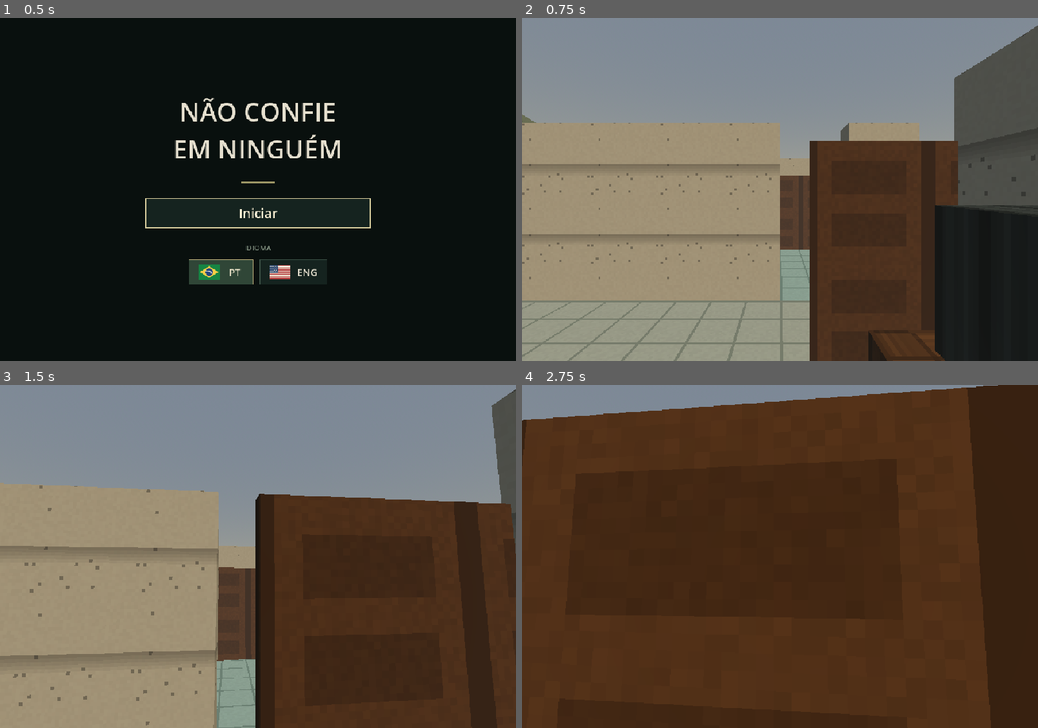
Above: before the commit, frames 1-4 (two rows, left to right).
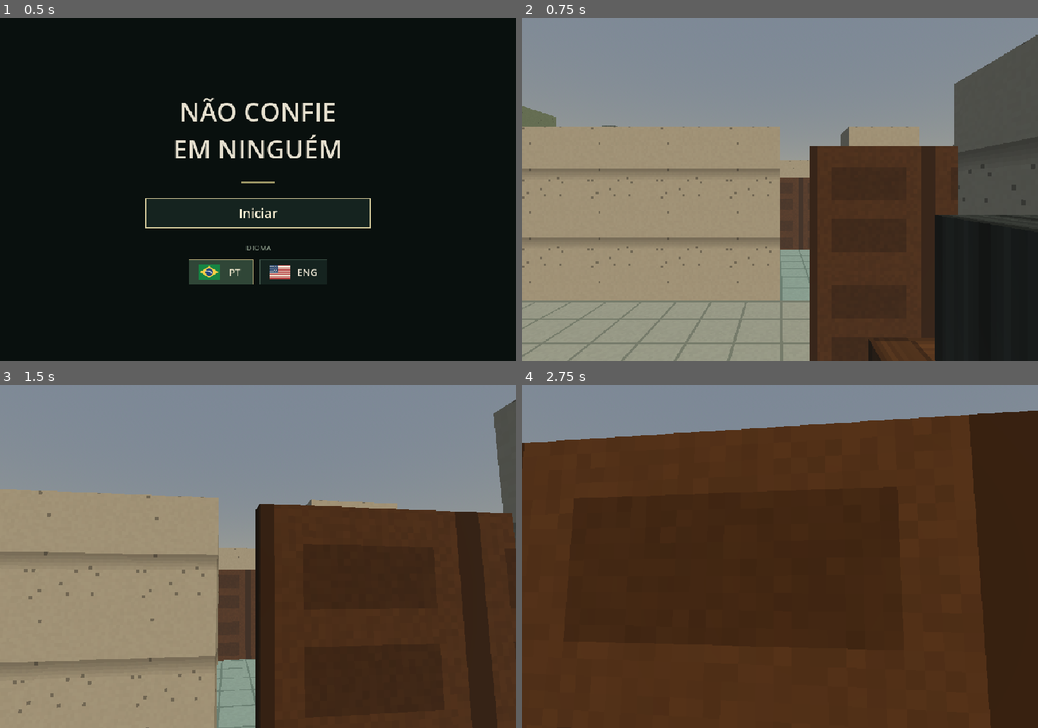
Above: after the commit, the same moments.

Repository: MatheusFSD/nao-confie-em-ninguem
Game: Godot game, scene res://scenes/menu_inicial.tscn
Same seed, same stepped clock (60 frames per second), same inputs: the game is played once before the commit and once after it.
Inputs (mouse positions are in pixels of both pictures, inside the frame that each line leads up to):
- Up to frame 1 (0.5 s): no input
- Up to frame 2 (0.75 s): click "Iniciar" at 0.5 s
- Up to frame 3 (1.5 s): tap Enter at 1.25 s; move the mouse to (283, 556) at 1.27 s; hold W (andar_frente) from 1.28 s (still down); hold Shift (correr) from 1.28 s (still down)
- Up to frame 4 (2.75 s): keep holding W (andar_frente); tap Space at 1.52, 2.27 s; move the mouse to (754, 556) at 2.02 s; release Shift (correr) at 2.03 s; tap Tab at 2.1 s

Frame 1 is identical in both runs. In frame 2, 4.4% of the frame differs, in the area x 0-100%, y 2-100%; in frame 3, 4.6%; in frame 4, 7.5%, in the area x 0-100%, y 0-100%.

Commit message:
Refaz a rua: fachadas, pista mais larga e correções
Quarteirão deixa de ser bloco cego e vira fachadas com porta, janelas, varanda,
comércio com vitrine e marquise, laje com caixa-d'água ou telhado. A pista passa
de 4 m para 8 m só no 3D. Corrige o meio-fio, que era desenhado no meio do
asfalto, as janelas da casa, que eram caixas de vidro saindo da parede, as rodas
dos carros, que eram discos deitados, e o z-fighting do piso interno.

Co-Authored-By: Claude Opus 5 <noreply@anthropic.com>

Diff:
--- a/godot/scripts/carro3d.gd
+++ b/godot/scripts/carro3d.gd
@@ -38,9 +38,10 @@
 	malha.caixa(Vector3(1.96, 0.5, 0.28), Vector3(0.08, 0.18, 0.34), Color("f4e7b0"), Color("f4e7b0"))
 	malha.caixa(Vector3(-2.04, 0.5, -0.62), Vector3(0.08, 0.18, 0.34), Color("b0392e"), Color("b0392e"))
 	malha.caixa(Vector3(-2.04, 0.5, 0.28), Vector3(0.08, 0.18, 0.34), Color("b0392e"), Color("b0392e"))
-	for x: float in [1.25, -1.25]:
-		for z: float in [-0.88, 0.72]:
-			malha.cilindro(Vector3(x, 0.32, z), 0.32, 0.16, 5, Color("1d1f1e"), Color("6d716c"))
+	# Rodas de verdade: cilindro deitado girando no eixo do carro.
+	for x: float in [1.3, -1.3]:
+		for z: float in [-0.8, 0.8]:
+			malha.roda(Vector3(x, 0.34, z), 0.34, 0.2, 6, Color("2a2c2b"), Color("9aa0a2"))
 	var instancia := MeshInstance3D.new()
 	instancia.mesh = malha.gerar()
 	if material_compartilhado == null:
--- a/godot/scripts/malha_low_poly.gd
+++ b/godot/scripts/malha_low_poly.gd
@@ -123,6 +123,24 @@
 		triangulo(Vector3(centro.x, centro.y + altura, centro.z), anterior + Vector3(0, altura, 0), atual + Vector3(0, altura, 0), cor_topo, peca, Vector2(0.5, 0.5), Vector2(0, 0), Vector2(1, 0), Vector3.UP)
 		anterior = atual
 
+## Roda: cilindro deitado, girando em torno do eixo X (largura no eixo Z).
+func roda(centro: Vector3, raio: float, largura: float, lados: int, cor: Color, cor_aro: Color) -> void:
+	var meia := largura * 0.5
+	var anterior := Vector3(0, raio, 0)
+	for i in range(1, lados + 1):
+		var a := TAU * i / lados
+		var atual := Vector3(0, cos(a) * raio, sin(a) * raio)
+		var fora := (anterior + atual) * 0.5
+		var p1 := centro + anterior + Vector3(-meia, 0, 0)
+		var p2 := centro + atual + Vector3(-meia, 0, 0)
+		var p3 := centro + atual + Vector3(meia, 0, 0)
+		var p4 := centro + anterior + Vector3(meia, 0, 0)
+		quadrilatero(p1, p2, p3, p4, cor, Peca.LISO, fora)
+		# Tampas dos dois lados, com a cor do aro.
+		triangulo(centro + Vector3(-meia, 0, 0), p1, p2, cor_aro, Peca.METAL, Vector2(0.5, 0.5), Vector2(0, 0), Vector2(1, 0), Vector3.LEFT)
+		triangulo(centro + Vector3(meia, 0, 0), p4, p3, cor_aro, Peca.METAL, Vector2(0.5, 0.5), Vector2(0, 0), Vector2(1, 0), Vector3.RIGHT)
+		anterior = atual
+
 ## Fecha a malha. Uma superfície só: uma chamada de desenho para o cenário inteiro.
 func gerar() -> ArrayMesh:
 	var malha := ArrayMesh.new()
--- a/godot/scripts/mundo3d.gd
+++ b/godot/scripts/mundo3d.gd
@@ -3,7 +3,7 @@
 # Constrói o subúrbio em 3D low poly a partir do mesmo mapa 2D de scenes/mapa.tscn.
 # Nada é empilhado com nós de formas prontas: tudo vira triângulos numa malha só
 # (MalhaLowPoly), com faces internas descartadas, áreas iguais juntadas em
-# retângulos maiores e uma textura de atlas de 128 × 128 para o cenário inteiro.
+# retângulos maiores e uma textura de atlas para o cenário inteiro.
 const MAPA := preload("res://scenes/mapa.tscn")
 const PS1 := preload("res://shaders/ps1.gdshader")
 const ATLAS := preload("res://sprites/atlas3d.png")
@@ -11,6 +11,11 @@
 const Carro3D := preload("res://scripts/carro3d.gd")
 ## 32 pixels do mapa 2D = 1 metro.
 const ESCALA := 1.0 / 32.0
+## A rua do mapa 2D tem 4 m: estreita demais em primeira pessoa. Em 3D a faixa de
+## asfalto é esticada e tudo que vem depois dela é empurrado junto.
+const RUA_INICIO := 20.0
+const RUA_FIM := 24.0
+const RUA_LARGURA := 8.0
 const ALTURA_PAREDE := 2.6
 const ALTURA_MURO := 2.15
 const P := MalhaLowPoly.Peca
@@ -24,18 +29,18 @@
 	"grama_rala": [P.FOLHA, Color("bdd0ae")], "terra": [P.TERRA, Color("d3c4ae")],
 }
 var malha_cenario := MalhaLowPoly.new()
-## Adornos (folhas de porta, plantas): aparecem, mas não barram a passagem.
+## Adornos (folhas de porta, plantas, meio-fio): aparecem, mas não barram a passagem.
 var malha_adornos := MalhaLowPoly.new()
+var rua: Rua3D
 var material_ps1: ShaderMaterial
 var mundo: Node3D
 var jogador: CharacterBody3D
-var pessoas: Array[Node3D] = []
-var carros: Array[Node3D] = []
 var inicio := Vector3(8.5, 0, 14.7)
 
 func _ready() -> void:
 	mundo = get_node("Tela/Render/Mundo")
 	jogador = get_node("Tela/Render/Jogador")
+	rua = Rua3D.new(malha_cenario, malha_adornos)
 	material_ps1 = ShaderMaterial.new()
 	material_ps1.shader = PS1
 	material_ps1.set_shader_parameter("atlas", ATLAS)
@@ -46,15 +51,31 @@
 	mapa.queue_free()
 	jogador.global_position = inicio + Vector3(0, 0.1, 0)
 
+## Alarga a rua sem mexer no mapa 2D: antes dela nada muda, dentro dela estica,
+## depois dela desloca o quarteirão inteiro.
+func alongar(z: float) -> float:
+	if z <= RUA_INICIO: return z
+	var original := RUA_FIM - RUA_INICIO
+	if z >= RUA_FIM: return z + (RUA_LARGURA - original)
+	return RUA_INICIO + (z - RUA_INICIO) * (RUA_LARGURA / original)
+
 func em_metros(px: Vector2) -> Vector3:
-	return Vector3(px.x * ESCALA, 0.0, px.y * ESCALA)
+	return Vector3(px.x * ESCALA, 0.0, alongar(px.y * ESCALA))
+
+## Retângulo do mapa 2D já em metros e com a rua alargada.
+func area(origem_px: Vector2, tamanho_px: Vector2) -> Rect2:
+	var z0 := alongar(origem_px.y * ESCALA)
+	var z1 := alongar((origem_px.y + tamanho_px.y) * ESCALA)
+	return Rect2(origem_px.x * ESCALA, z0, tamanho_px.x * ESCALA, z1 - z0)
 
 func construir(mapa: Node2D) -> void:
 	construir_pisos(mapa.get_node("Pisos"), 0.0)
-	construir_pisos(mapa.get_node("PisosCasa"), 0.02)
+	# 7 cm acima do cimento: com 2 cm o encaixe de vértices do PS1 fazia as duas
+	# camadas brigarem (z-fighting) no chão da casa.
+	construir_pisos(mapa.get_node("PisosCasa"), 0.07)
 	construir_meio_fio(mapa.get_node("Detalhes"))
 	construir_paredes(mapa.get_node("Paredes"))
-	construir_vizinhos(mapa.get_node("Limites"))
+	construir_quarteirao(mapa.get_node("Limites"))
 	construir_objetos(mapa.get_node("Objetos"))
 	construir_portas(mapa.get_node_or_null("Portas"))
 	var marcador := mapa.get_node_or_null("InicioMorador") as Node2D
@@ -105,11 +126,11 @@
 	for material: String in por_material:
 		var acabamento: Array = PISOS[material]
 		for r: Rect2i in retangulos(por_material[material]):
-			var origem := Vector2(r.position) * celula + camada.position
-			var tamanho := Vector2(r.size) * celula
-			malha_cenario.piso(origem * ESCALA, tamanho * ESCALA, altura, acabamento[1], acabamento[0])
-
-## Meio-fio: fita de concreto um pouco acima do asfalto.
+			var a := area(Vector2(r.position) * celula + camada.position, Vector2(r.size) * celula)
+			malha_cenario.piso(a.position, a.size, altura, acabamento[1], acabamento[0])
+
+## Meio-fio: fita de concreto na borda que encosta na calçada (sem colisão, para
+## não virar degrau intransponível entre rua e calçada).
 func construir_meio_fio(detalhes: TileMapLayer) -> void:
 	var celula: int = detalhes.tile_set.tile_size.x
 	var alto := {}
@@ -120,10 +141,10 @@
 		var nome := String(dados.get_custom_data("nome"))
 		if nome == "meio_fio_cima": alto[cel] = true
 		elif nome == "meio_fio_baixo": baixo[cel] = true
-	for lado in [[alto, float(celula) - 6.0], [baixo, 0.0]]:
+	for lado in [[alto, 0.0], [baixo, float(celula) - 5.0]]:
 		for r: Rect2i in retangulos(lado[0]):
-			var origem := Vector2(r.position) * celula + Vector2(0, lado[1])
-			malha_adornos.caixa(Vector3(origem.x * ESCALA, 0.0, origem.y * ESCALA), Vector3(r.size.x * celula * ESCALA, 0.14, 6.0 * ESCALA), Color("d5d5cb"), Color("c2c2b8"), P.CALCADA, P.CALCADA)
+			var a := area(Vector2(r.position) * celula + Vector2(0, lado[1]), Vector2(r.size.x * celula, 5.0))
+			malha_adornos.caixa(Vector3(a.position.x, 0.0, a.position.y), Vector3(a.size.x, 0.16, a.size.y), Color("d5d5cb"), Color("c2c2b8"), P.CALCADA, P.CALCADA)
 
 # ------------------------------------------------------------------- paredes
 
@@ -148,41 +169,56 @@
 		var peca: int = P.REBOCO if da_casa else P.PINTADO
 		var tom := Color("efe8da") if da_casa else Color("dfe6d6")
 		for r: Rect2i in retangulos(grupos[grupo]):
-			var origem := Vector3(r.position.x * celula * ESCALA, 0.0, r.position.y * celula * ESCALA)
-			var tamanho := Vector3(r.size.x * celula * ESCALA, altura, r.size.y * celula * ESCALA)
-			malha_cenario.caixa(origem, tamanho, tom.darkened(0.1), tom, P.CIMENTO, peca)
-	# Peitoril, verga e vidro: o vão da janela fica aberto no meio.
+			var a := area(Vector2(r.position) * celula, Vector2(r.size) * celula)
+			malha_cenario.caixa(Vector3(a.position.x, 0.0, a.position.y), Vector3(a.size.x, altura, a.size.y), tom.darkened(0.1), tom, P.CIMENTO, peca)
 	for cel: Vector2i in janelas:
-		var origem := Vector3(cel.x * celula * ESCALA, 0.0, cel.y * celula * ESCALA)
-		var lado := celula * ESCALA
-		malha_cenario.caixa(origem, Vector3(lado, 1.0, lado), Color("e4dccb"), Color("efe8da"), P.CIMENTO, P.REBOCO)
-		malha_cenario.caixa(origem + Vector3(0, 2.0, 0), Vector3(lado, 0.6, lado), Color("e4dccb"), Color("efe8da"), P.CIMENTO, P.REBOCO)
-		malha_cenario.caixa(origem + Vector3(0.1, 1.0, 0.1), Vector3(lado - 0.2, 1.0, lado - 0.2), Color("cfe0e4"), Color("cfe0e4"), P.VIDRO, P.VIDRO)
-
-## Casas vizinhas: blocos fechados com telhado de duas águas nos limites do mapa.
-func construir_vizinhos(limites: Node2D) -> void:
+		janela_de_parede(cel, celula)
+
+## Janela da casa: peitoril e verga de alvenaria, com o vidro fino no meio da
+## parede (antes era uma caixa de vidro saltando para fora).
+func janela_de_parede(cel: Vector2i, celula: int) -> void:
+	var a := area(Vector2(cel) * celula, Vector2(celula, celula))
+	var origem := Vector3(a.position.x, 0.0, a.position.y)
+	var tamanho := Vector3(a.size.x, 1.0, a.size.y)
+	var tom := Color("efe8da")
+	malha_cenario.caixa(origem, tamanho, Color("e4dccb"), tom, P.CIMENTO, P.REBOCO)
+	malha_cenario.caixa(origem + Vector3(0, 2.0, 0), Vector3(tamanho.x, 0.6, tamanho.z), Color("e4dccb"), tom, P.CIMENTO, P.REBOCO)
+	# O vão é mais fundo que largo: o vidro acompanha o lado menor.
+	var no_eixo_x := tamanho.x >= tamanho.z
+	var vidro_tamanho := Vector3(tamanho.x, 1.0, 0.06) if no_eixo_x else Vector3(0.06, 1.0, tamanho.z)
+	var centro := origem + Vector3(tamanho.x, 0, tamanho.z) / 2.0
+	var vidro_origem := Vector3(origem.x, 1.0, centro.z - 0.03) if no_eixo_x else Vector3(centro.x - 0.03, 1.0, origem.z)
+	malha_cenario.caixa(vidro_origem, vidro_tamanho, Color("cfe0e4"), Color("cfe0e4"), P.VIDRO, P.VIDRO)
+
+## Quarteirão: em vez de blocos cegos, fachadas de casas, bares e comércio.
+func construir_quarteirao(limites: Node2D) -> void:
 	var indice := 0
 	for forma: CollisionShape2D in limites.get_children():
 		var rect := forma.shape as RectangleShape2D
 		if rect == null: continue
-		var canto := (forma.position - rect.size / 2.0) * ESCALA
-		var tamanho := rect.size * ESCALA
-		if tamanho.x < 1.0 or tamanho.y < 1.0: continue
-		# Corta o bloco em casas de ~7 m para o quarteirão não virar uma caixa só.
-		var ao_longo_de_x := tamanho.x >= tamanho.y
-		var passos := maxi(1, int(round(maxf(tamanho.x, tamanho.y) / 7.0)))
+		var a := area(forma.position - rect.size / 2.0, rect.size)
+		if a.size.x < 1.0 or a.size.y < 1.0: continue
+		var ao_longo_de_x := a.size.x >= a.size.y
+		# Casas estreitas, como no subúrbio: uma fachada a cada ~6 m.
+		var passos := maxi(1, int(round(maxf(a.size.x, a.size.y) / 6.0)))
+		# A fachada olha para a rua (o quarteirão de baixo) ou para o lote.
+		var frente := Vector3.FORWARD if ao_longo_de_x and a.position.y > RUA_INICIO else Vector3.BACK
+		if not ao_longo_de_x: frente = Vector3.RIGHT if a.position.x < 8.0 else Vector3.LEFT
 		for i in passos:
 			indice += 1
-			var fatia := Vector2(tamanho.x / passos, tamanho.y) if ao_longo_de_x else Vector2(tamanho.x, tamanho.y / passos)
-			var origem := canto + (Vector2(fatia.x * i, 0.0) if ao_longo_de_x else Vector2(0.0, fatia.y * i))
-			var altura := 3.0 + float(indice % 3) * 0.45
-			# Alterna casa pintada e casa de tijolo sem reboco, como no subúrbio.
-			var tijolo := indice % 3 == 0
-			var peca: int = P.TIJOLO if tijolo else P.PINTADO
-			var tons := [Color("e7e2d2"), Color("dbe3d2"), Color("e8dcc6"), Color("d8dde6")]
-			var tom: Color = Color("e3d7c8") if tijolo else tons[indice % tons.size()]
-			malha_cenario.caixa(Vector3(origem.x, 0.0, origem.y), Vector3(fatia.x, altura, fatia.y), tom.darkened(0.12), tom, P.CIMENTO, peca)
-			malha_cenario.telhado(origem, fatia, altura, 0.9 + float(indice % 2) * 0.3, Color("dcc8bc"), tom, P.TELHA, peca)
+			var fatia := Vector2(a.size.x / passos, a.size.y) if ao_longo_de_x else Vector2(a.size.x, a.size.y / passos)
+			var canto := a.position + (Vector2(fatia.x * i, 0.0) if ao_longo_de_x else Vector2(0.0, fatia.y * i))
+			# Profundidade limitada: o miolo do quarteirão não precisa existir.
+			var profundidade := minf(fatia.y if ao_longo_de_x else fatia.x, 9.0)
+			if ao_longo_de_x:
+				if frente == Vector3.FORWARD: canto.y = a.position.y
+				else: canto.y = a.end.y - profundidade
+				fatia.y = profundidade
+			else:
+				if frente == Vector3.RIGHT: canto.x = a.end.x - profundidade
+				else: canto.x = a.position.x
+				fatia.x = profundidade
+			rua.modulo(canto, fatia, frente, indice)
 
 # -------------------------------------------------------------------- objetos
 
@@ -192,8 +228,8 @@
 		var dados := camada.get_cell_tile_data(cel)
 		if dados == null: continue
 		var nome := String(dados.get_custom_data("nome"))
-		var canto := Vector3(cel.x * celula * ESCALA, 0.0, cel.y * celula * ESCALA) + Vector3(camada.position.x, 0.0, camada.position.y) * ESCALA
-		objeto(nome, canto)
+		var a := area(Vector2(cel) * celula + camada.position, Vector2(celula, celula))
+		objeto(nome, Vector3(a.position.x, 0.0, a.position.y))
 
 ## Cada peça do mapa vira um móvel simples, com poucas faces.
 func objeto(nome: String, canto: Vector3) -> void:
@@ -266,8 +302,8 @@
 func folhagem(base: Vector3, altura: float) -> void:
 	var cor := Color("cfe0b8")
 	var largura := altura * 0.55
-	malha_adornos.quadrilatero_duplo(base + Vector3(-largura, 0, 0), base + Vector3(largura, 0, 0), base + Vector3(largura, altura, 0), base + Vector3(-largura, altura, 0), cor, P.FOLHA, Vector3.UP)
-	malha_adornos.quadrilatero_duplo(base + Vector3(0, 0, -largura), base + Vector3(0, 0, largura), base + Vector3(0, altura, largura), base + Vector3(0, altura, -largura), cor.darkened(0.08), P.FOLHA, Vector3.UP)
+	malha_adornos.quadrilatero_duplo(base + Vector3(-largura, 0, 0), base + Vector3(largura, 0, 0), base + Vector3(largura, altura, 0), base + Vector3(-largura, altura, 0), cor, P.FOLHA, Vector3.BACK)
+	malha_adornos.quadrilatero_duplo(base + Vector3(0, 0, -largura), base + Vector3(0, 0, largura), base + Vector3(0, altura, largura), base + Vector3(0, altura, -largura), cor.darkened(0.08), P.FOLHA, Vector3.RIGHT)
 
 ## Folhas de porta: abertas, encostadas na parede ao lado do vão, que fica livre.
 func construir_portas(grupo: Node2D) -> void:
@@ -277,7 +313,6 @@
 		var largura: float = porta.largura * ESCALA
 		var cor := Color("d9c4a6")
 		if porta.vertical:
-			# Vão no eixo Z: a folha abre para dentro, ao lado do batente.
 			malha_adornos.caixa(centro + Vector3(-largura, 0.0, largura / 2.0 - 0.05), Vector3(largura, 2.05, 0.09), cor, cor.darkened(0.08), P.PORTA, P.PORTA)
 		else:
 			malha_adornos.caixa(centro + Vector3(largura / 2.0 - 0.05, 0.0, -largura), Vector3(0.09, 2.05, largura), cor, cor.darkened(0.08), P.PORTA, P.PORTA)
@@ -305,11 +340,10 @@
 
 ## Pedestres nas calçadas, a irmã perto de casa e carros nas duas faixas.
 func povoar(transito: Node2D) -> void:
-	var calcadas := [19.5, 24.5]
-	var faixas := [21.25, 23.0]
+	var calcadas := [alongar(19.5), alongar(24.5)]
+	var faixas := [RUA_INICIO + RUA_LARGURA * 0.3, RUA_INICIO + RUA_LARGURA * 0.7]
 	if transito:
-		calcadas = [transito.calcada_casa_y * ESCALA, transito.calcada_oposta_y * ESCALA]
-		faixas = [transito.faixa_oeste_y * ESCALA, transito.faixa_leste_y * ESCALA]
+		calcadas = [alongar(transito.calcada_casa_y * ESCALA), alongar(transito.calcada_oposta_y * ESCALA)]
 	for i in 6:
 		var pessoa := Pessoa3D.new()
 		pessoa.material_compartilhado = material_ps1
@@ -318,7 +352,6 @@
 		pessoa.sentido = 1.0 if i % 2 == 0 else -1.0
 		pessoa.position = Vector3(2.0 + i * 5.5, 0.0, pessoa.linha_z)
 		mundo.add_child(pessoa)
-		pessoas.append(pessoa)
 	var irma := Pessoa3D.new()
 	irma.name = "Irma"
 	irma.material_compartilhado = material_ps1
@@ -327,7 +360,6 @@
 	irma.cor_pele = Color("c98a58")
 	irma.position = inicio + Vector3(1.2, 0.0, 0.6)
 	mundo.add_child(irma)
-	pessoas.append(irma)
 	for i in 4:
 		var carro := Carro3D.new()
 		carro.material_compartilhado = material_ps1
@@ -336,4 +368,3 @@
 		carro.limites = Vector2(-12.0, 46.0)
 		carro.position = Vector3(-8.0 + i * 11.0, 0.0, carro.linha_z)
 		mundo.add_child(carro)
-		carros.append(carro)
--- /dev/null
+++ b/godot/scripts/rua3d.gd
@@ -0,0 +1,97 @@
+class_name Rua3D
+extends RefCounted
+
+# Fachadas do quarteirão: casas, bares e comércio vistos só por fora, como nos
+# jogos de PS1 (o interior não existe). Cada módulo é uma casa estreita com
+# porta, janelas, marquise, placa e caixa-d'água — poucas faces, muita leitura.
+const P := MalhaLowPoly.Peca
+
+## Cores de reboco comuns no subúrbio; a última é tijolo sem reboco.
+const PINTURAS := [
+	Color("dfe6d6"), Color("e8dcc6"), Color("d8dde6"), Color("e7e2d2"),
+	Color("dde3cf"), Color("e9d9c4"), Color("cfd9d8"),
+]
+const LETREIROS := [Color("b8342c"), Color("2f5d8a"), Color("d0a53a"), Color("2f7a5a")]
+
+var malha: MalhaLowPoly
+var adornos: MalhaLowPoly
+
+func _init(cenario: MalhaLowPoly, decoracao: MalhaLowPoly) -> void:
+	malha = cenario
+	adornos = decoracao
+
+## Uma casa da rua. `frente` é a direção para onde a fachada olha (±X ou ±Z).
+func modulo(canto: Vector2, tamanho: Vector2, frente: Vector3, indice: int) -> void:
+	var tijolo := indice % 5 == 3
+	var comercio := indice % 4 == 1
+	var altura := 3.0 + float(indice % 3) * 0.7
+	var cor: Color = Color("cbb6a4") if tijolo else PINTURAS[indice % PINTURAS.size()]
+	var peca: int = P.TIJOLO if tijolo else P.PINTADO
+	var origem := Vector3(canto.x, 0.0, canto.y)
+	var volume := Vector3(tamanho.x, altura, tamanho.y)
+	malha.caixa(origem, volume, cor.darkened(0.1), cor, P.CIMENTO, peca)
+	# Laje com platibanda, ou telhado de duas águas nas casas mais simples.
+	if indice % 3 == 0:
+		malha.telhado(canto, tamanho, altura, 0.8 + float(indice % 2) * 0.4, Color("d8c0b2"), cor, P.TELHA, peca)
+	else:
+		malha.caixa(origem + Vector3(0, altura, 0), Vector3(volume.x, 0.35, volume.z), cor.lightened(0.05), cor, P.CIMENTO, peca)
+		caixa_agua(canto + tamanho * 0.5, altura + 0.35, indice)
+	fachada(canto, tamanho, frente, altura, cor, comercio, indice)
+
+## Caixa-d'água sobre a laje, no lugar mais carioca possível.
+func caixa_agua(centro: Vector2, base: float, indice: int) -> void:
+	var suporte := 0.35 + float(indice % 2) * 0.25
+	for canto: Vector2 in [Vector2(-0.35, -0.35), Vector2(0.35, -0.35), Vector2(-0.35, 0.35), Vector2(0.35, 0.35)]:
+		malha.caixa(Vector3(centro.x + canto.x - 0.06, base, centro.y + canto.y - 0.06), Vector3(0.12, suporte, 0.12), Color("c9ccc6"), Color("bcbfb9"), P.CIMENTO, P.CIMENTO)
+	malha.cilindro(Vector3(centro.x, base + suporte, centro.y), 0.62, 0.95, 6, Color("9fc0c4"), Color("b4d2d6"), P.METAL)
+
+## Frente da casa: porta, janelas e, no comércio, marquise com placa.
+func fachada(canto: Vector2, tamanho: Vector2, frente: Vector3, altura: float, cor: Color, comercio: bool, indice: int) -> void:
+	var ao_longo_de_x := absf(frente.z) > 0.5
+	var largura: float = tamanho.x if ao_longo_de_x else tamanho.y
+	# Eixo da fachada e um empurrãozinho para fora, para nada brigar com a parede.
+	var eixo := Vector3(1, 0, 0) if ao_longo_de_x else Vector3(0, 0, 1)
+	var base := Vector3(canto.x, 0.0, canto.y)
+	if frente.x > 0.5: base.x += tamanho.x
+	if frente.z > 0.5: base.z += tamanho.y
+	var fora := frente * 0.02
+	var porta_x := largura * (0.22 + 0.1 * float(indice % 3))
+	# Porta: recuo escuro e a folha de madeira por cima.
+	placa(base + eixo * (porta_x - 0.55) + fora, eixo, frente, 1.1, 2.15, Color("6f6a60"), P.LISO)
+	placa(base + eixo * (porta_x - 0.45) + fora * 2.0, eixo, frente, 0.9, 2.05, Color("d9c4a6"), P.PORTA)
+	if comercio:
+		# Vitrine grande, marquise e letreiro: bar, mercadinho, botequim.
+		var vitrine := largura * 0.45
+		placa(base + eixo * (largura - vitrine - 0.4) + fora, eixo, frente, vitrine, 1.5, Color("cfe0e4"), P.VIDRO, 0.9)
+		var marquise_origem := base + eixo * 0.15 + frente * 0.02
+		var espessura := Vector3(largura - 0.3, 0.12, 1.0) if ao_longo_de_x else Vector3(1.0, 0.12, largura - 0.3)
+		var recuo := frente * 0.98
+		malha.caixa(marquise_origem + Vector3(0, 2.62, 0) + Vector3(minf(recuo.x, 0.0), 0, minf(recuo.z, 0.0)), espessura, Color("c7ccc6"), Color("b3b8b2"), P.METAL, P.METAL)
+		placa(base + eixo * 0.2 + fora * 3.0, eixo, frente, largura - 0.4, 0.55, LETREIROS[indice % LETREIROS.size()], P.LISO, 2.85)
+	else:
+		for i in (2 if largura > 5.0 else 1):
+			var x := largura * (0.55 + 0.2 * i)
+			if x + 1.0 > largura: continue
+			janela(base + eixo * x + fora, eixo, frente, 1.0, 1.1, 1.0)
+	# Segundo andar: varanda com guarda-corpo nas casas mais altas.
+	if altura > 4.0:
+		placa(base + eixo * 0.25 + fora, eixo, frente, largura - 0.5, 0.9, Color("b9bdb6"), P.METAL, 3.1)
+		for i in (2 if largura > 5.0 else 1):
+			janela(base + eixo * (largura * (0.3 + 0.35 * i)) + fora, eixo, frente, 0.9, 1.0, 3.3)
+
+## Retângulo colado na fachada (porta, vitrine, placa, guarda-corpo).
+func placa(origem: Vector3, eixo: Vector3, frente: Vector3, largura: float, altura: float, cor: Color, peca: int, base_y := 0.0) -> void:
+	var a := origem + Vector3(0, base_y, 0)
+	var b := a + eixo * largura
+	var c := b + Vector3(0, altura, 0)
+	var d := a + Vector3(0, altura, 0)
+	malha.quadrilatero(a, b, c, d, cor, peca, frente)
+
+## Janela embutida: peitoril, moldura fina e o vidro rente à parede.
+func janela(origem: Vector3, eixo: Vector3, frente: Vector3, largura: float, altura: float, base_y: float) -> void:
+	placa(origem - eixo * 0.06, eixo, frente, largura + 0.12, altura + 0.12, Color("c9c3b4"), P.CIMENTO, base_y - 0.06)
+	placa(origem, eixo, frente + frente * 0.01, largura, altura, Color("cfe0e4"), P.VIDRO, base_y)
+	# Peitoril saliente, que dá a sombra da janela.
+	var canto := origem + Vector3(minf(frente.x, 0.0) * 0.1, base_y - 0.1, minf(frente.z, 0.0) * 0.1)
+	var tamanho := Vector3(largura + 0.12, 0.08, 0.14) if absf(frente.z) > 0.5 else Vector3(0.14, 0.08, largura + 0.12)
+	malha.caixa(canto - eixo * 0.06, tamanho, Color("d2ccbc"), Color("c2bcac"), P.CIMENTO, P.CIMENTO)
Not shown, added: godot/scripts/rua3d.gd.uid
Not shown, changed: godot/README.md
